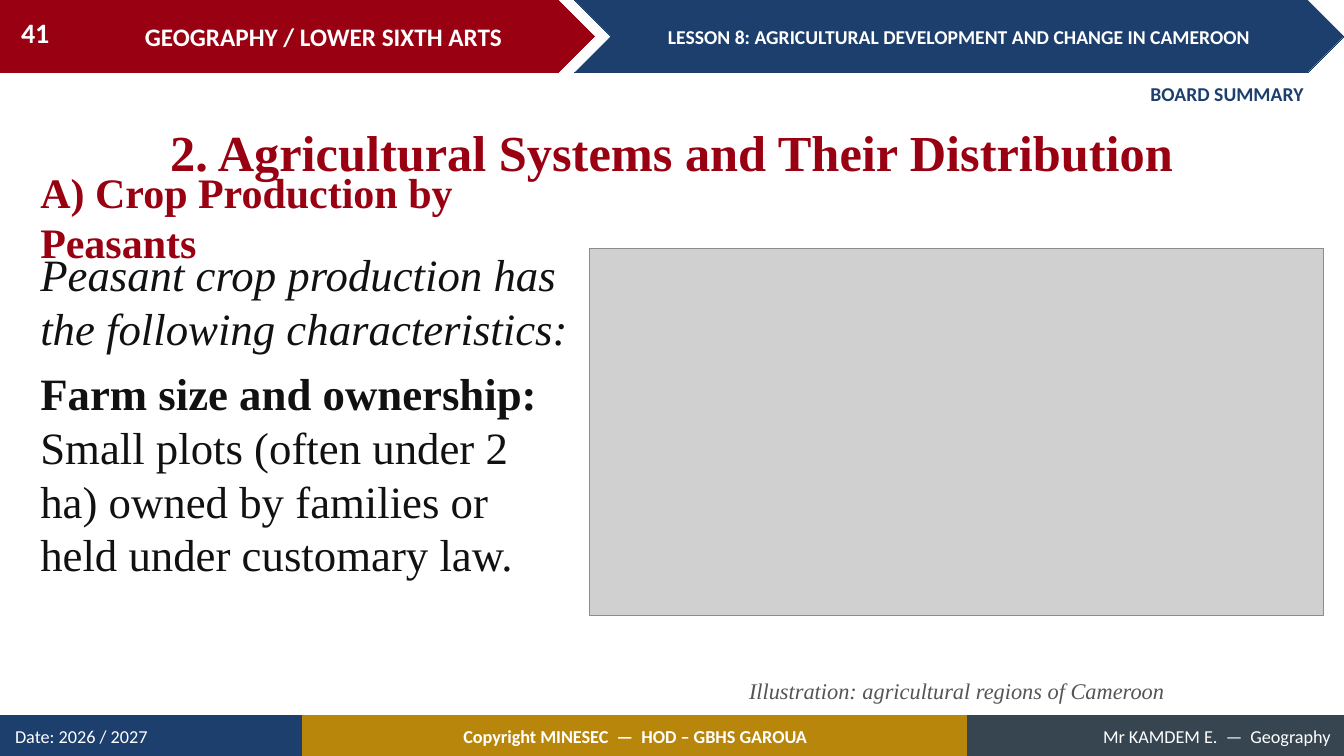
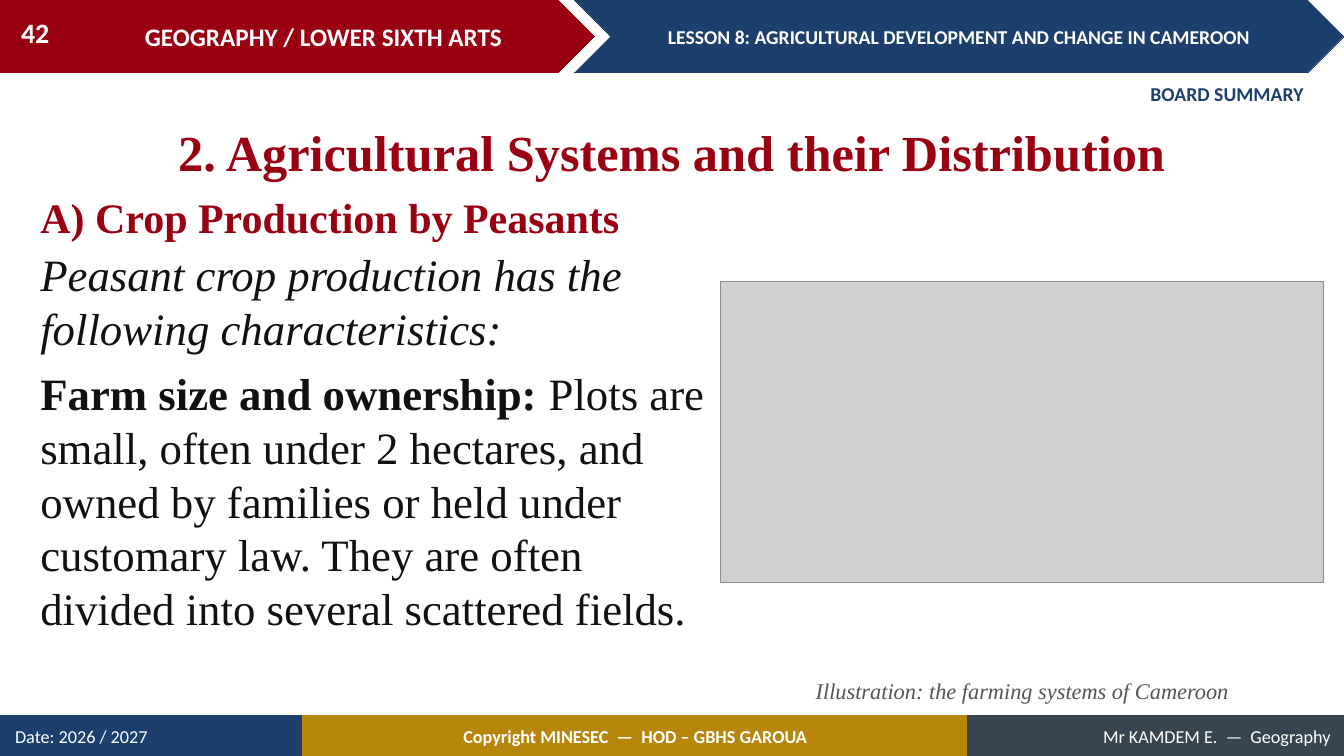
Before and after one commit to Berthautk/linea-github, a slide deck: slide 42 of lecons/LSA/Geography of Cameroon/08_LSA_CAM_L08_Agricultural_Development_and_Change_in_Cameroon.pptx (slide 41 before the commit). Drawn at 1344x756 pixels with LibreOffice and Linux fonts; fonts in the diff are those of the drawing; grey boxes stand for pictures. Boxes give left, top, right and bottom in pixels: in the first picture for what was removed or moved away, otherwise in the second. Text is boxed around its words. In the diff, an @@ line names an element or a change of style, - is before the commit and + after.

```diff
--- a/lecons/LSA/Geography of Cameroon/08_LSA_CAM_L08_Agricultural_Development_and_Change_in_Cameroon.pptx
+++ b/lecons/LSA/Geography of Cameroon/08_LSA_CAM_L08_Agricultural_Development_and_Change_in_Cameroon.pptx
@@ page number at (21,24,49,43): text changed @@
-41
+42
@@ text at (178,136,1165,181): text changed @@
-2. Agricultural Systems and Their Distribution
+2. Agricultural Systems and their Distribution
@@ text "A) Crop Production by Peasants" rewrapped from (40,175,452,266) to (40,204,619,241) @@
@@ picture: place and size @@
-picture at (590,248,1324,615)
+picture at (721,281,1324,583)
@@ text at (40,379,704,626): text changed @@
-Farm size and ownership: Small plots (often under 2 ha) owned by families or held under customary law.
+Farm size and ownership: Plots are small, often under 2 hectares, and owned by families or held under customary law. They are often divided into several scattered fields.
@@ text at (816,683,1228,704): text changed @@
-Illustration: agricultural regions of Cameroon
+Illustration: the farming systems of Cameroon
```
Also in this commit, not shown: 22 other slides changed, 10 slides added, 2 slides removed, 17 other files.
